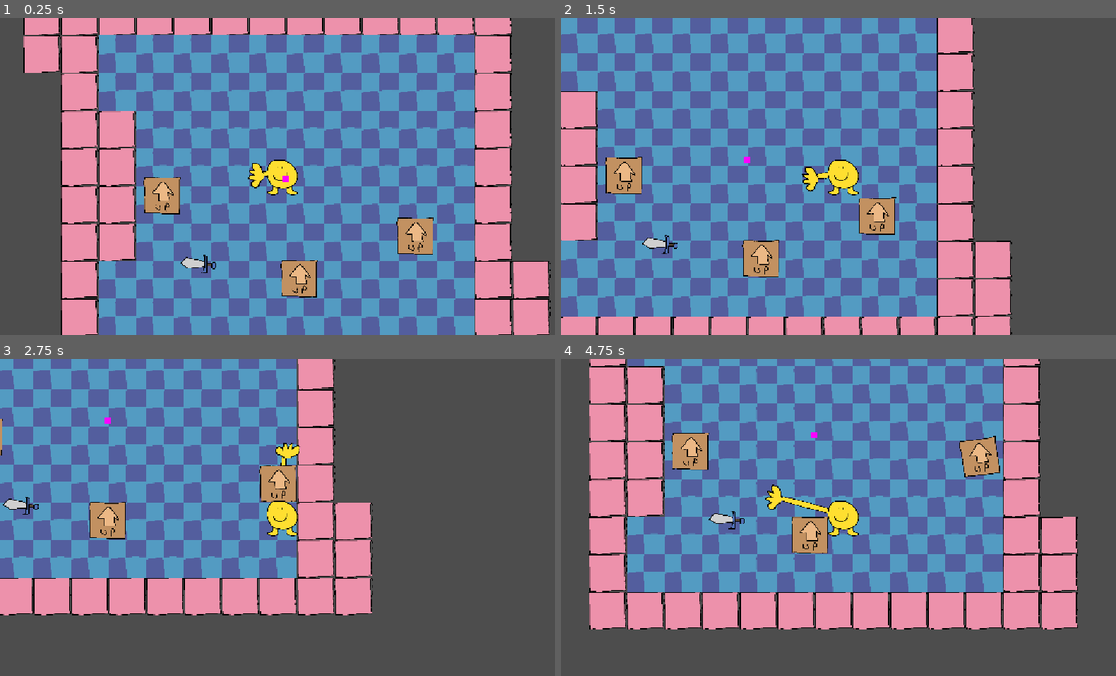
Above: before the commit, frames 1-4 (two rows, left to right).
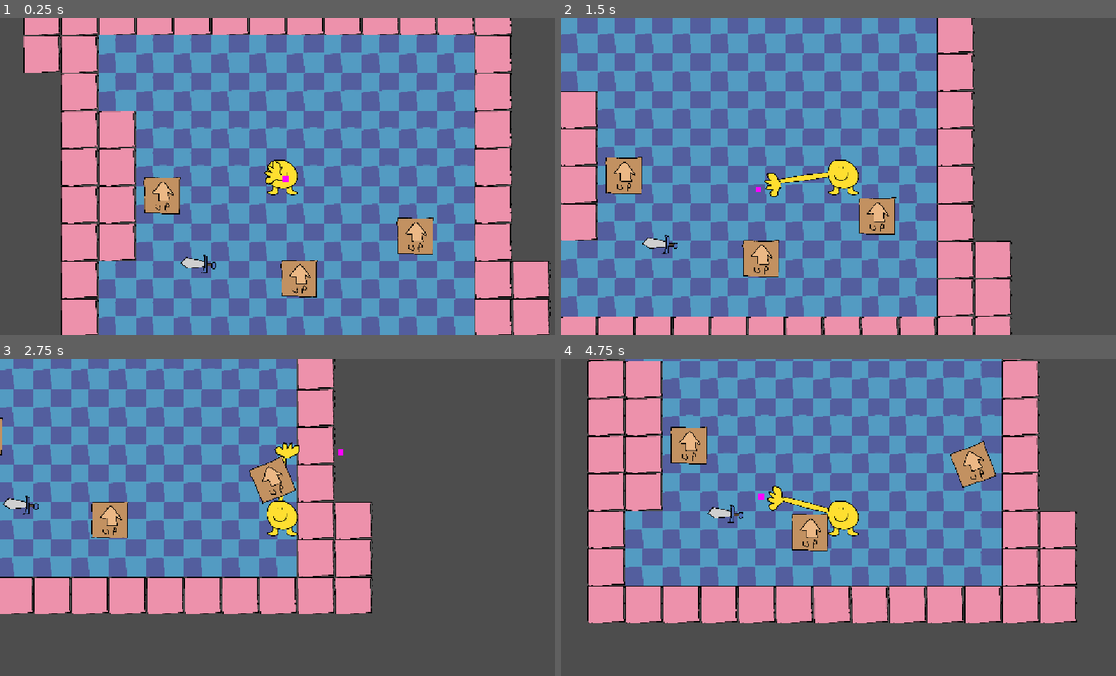
Above: after the commit, the same moments.

Repository: careeoki/yellow-game
Game: Godot game, scene res://levels/test_0.tscn
Same seed, same stepped clock (60 frames per second), same inputs: the game is played once before the commit and once after it.
Inputs (mouse positions are in pixels of both pictures, inside the frame that each line leads up to):
- Up to frame 1 (0.25 s): no input
- Up to frame 2 (1.5 s): move the mouse to (966, 160) at 0.52 s; hold D (move_right) 0.53-1.28 s; click (966, 160) at 0.6 s; move the mouse to (733, 192) at 1.27 s; hold S (move_down) from 1.28 s (still down); click (733, 192) at 1.35 s
- Up to frame 3 (2.75 s): move the mouse to (338, 447) at 2.02 s; release S (move_down) at 2.03 s; hold D (move_right) from 2.03 s (still down); click (338, 447) at 2.1 s
- Up to frame 4 (4.75 s): move the mouse to (816, 580) at 2.77 s; release D (move_right) at 2.78 s; hold W (move_up) 2.78-3.53 s; click (816, 580) at 2.85 s; move the mouse to (1010, 565) at 3.52 s; hold A (move_left) from 3.53 s (still down); click (1010, 565) at 3.6 s; move the mouse to (672, 469) at 4.27 s; click (672, 469) at 4.35 s

The runs differ from the first frame. In frame 1, 0.2% of the frame differs, in the area x 44-51%, y 45-54%; in frame 2, 0.4%; in frame 3, 2.5%; in frame 4, 23%, in the area x 4-94%, y 0-86%.

Commit message:
it BASICALLY KINDA WORKS

Diff:
--- a/objects/sword.tscn
+++ b/objects/sword.tscn
@@ -13,6 +13,8 @@
 angular_damp = 0.5
 script = ExtResource("1_s28hv")
 
+[node name="GrabMarker" type="Marker2D" parent="." unique_id=1599262412]
+
 [node name="Sprite2D" type="Sprite2D" parent="." unique_id=1149716988]
 position = Vector2(-13, 0)
 texture = ExtResource("1_1ajn3")
--- a/player/player.tscn
+++ b/player/player.tscn
@@ -30,17 +30,24 @@
 motion_mode = 1
 script = ExtResource("1_rkbax")
 
+[node name="HandSprite" type="Sprite2D" parent="Body" unique_id=1250390940]
+z_index = 2
+position = Vector2(-385, 0)
+texture = ExtResource("3_g1dw6")
+offset = Vector2(-56, 0)
+flip_h = true
+
+[node name="FinalPosition" type="ColorRect" parent="Body" unique_id=1926293704]
+z_index = 3
+offset_right = 40.0
+offset_bottom = 40.0
+pivot_offset = Vector2(19, 20)
+color = Color(1, 0, 1, 1)
+
 [node name="Hand" type="CharacterBody2D" parent="Body" unique_id=1092061756]
 position = Vector2(-273, 0)
 collision_mask = 6
 script = ExtResource("1_yw30f")
-
-[node name="ArmSprite" type="Sprite2D" parent="Body/Hand" unique_id=1250390940]
-z_index = 2
-position = Vector2(-112, 0)
-texture = ExtResource("3_g1dw6")
-offset = Vector2(56, -3)
-flip_h = true
 
 [node name="CollisionShape2D" type="CollisionShape2D" parent="Body/Hand" unique_id=1443180520]
 z_index = 2
@@ -67,6 +74,10 @@
 shape = SubResource("RectangleShape2D_boad6")
 debug_color = Color(0.7589829, 0.34620526, 0.74922365, 0.41960785)
 
+[node name="GrabGrooveJoint" type="GrooveJoint2D" parent="Body/Hand/AttachStaticBody" unique_id=1245670490]
+length = 10.0
+initial_offset = 5.0
+
 [node name="YellowThing" type="Sprite2D" parent="Body" unique_id=759971281]
 z_index = 1
 texture = ExtResource("1_oul6g")
@@ -76,10 +87,3 @@
 
 [node name="CollisionShape2D" type="CollisionShape2D" parent="Body" unique_id=848691504]
 shape = SubResource("CircleShape2D_yw30f")
-
-[node name="PosTest" type="ColorRect" parent="." unique_id=1926293704]
-z_index = 3
-offset_right = 40.0
-offset_bottom = 40.0
-pivot_offset = Vector2(19, 20)
-color = Color(1, 0, 1, 1)
--- /dev/null
+++ b/player/scripts/fake_object.gd
@@ -0,0 +1,19 @@
+extends CharacterBody2D
+
+@onready var body: Player = $".."
+
+
+func _physics_process(delta: float) -> void:
+	var hand_velocity: Vector2 = get_global_mouse_position() - global_position
+	if hand_velocity.length() > 1800:
+		hand_velocity = hand_velocity.normalized() * 1800
+	if position.length() > 400:
+		position = position.normalized() * 400
+	velocity = hand_velocity * 3
+	look_at(body.position)
+	move_and_slide()
+	for i in get_slide_collision_count():
+		var c = get_slide_collision(i)
+		if c.get_collider() is RigidBody2D:
+			var push_force = (15 * velocity.length() / 1000) + 10
+			c.get_collider().apply_central_impulse(-c.get_normal() * push_force)
--- a/player/scripts/hand.gd
+++ b/player/scripts/hand.gd
@@ -3,31 +3,53 @@
 
 @onready var arm_sprite: Line2D = $"../../ArmSprite"
 @onready var grab_area: Area2D = $GrabArea
-@onready var pos_test: ColorRect = $"../../PosTest"
 @onready var attach_static_body: StaticBody2D = $AttachStaticBody
+@onready var grab_groove_joint: GrooveJoint2D = $AttachStaticBody/GrabGrooveJoint
+@onready var final_position: ColorRect = $"../FinalPosition"
+@onready var hand_sprite: Sprite2D = $"../HandSprite"
+
 
 var pin_joint: PinJoint2D = null
+var spring: DampedSpringJoint2D = null
 var grabbed_object: Grab_Object = null
 var object_initial_rotation
+var hand_velocity: Vector2
 
-func _physics_process(delta: float) -> void:
-	var hand_velocity: Vector2 = get_global_mouse_position() - global_position
+
+func _physics_process(_delta: float) -> void:
+	final_position.global_position = get_global_mouse_position()
+	if final_position.position.length() > 600:
+		final_position.position = final_position.position.normalized() * 600
+
+	#if grabbed_object:
+		#hand_velocity = (grabbed_object.global_position - global_position) * 3
+	#else:
+	hand_velocity = final_position.global_position - global_position
+
 	if hand_velocity.length() > 1800:
 		hand_velocity = hand_velocity.normalized() * 1800
 	if position.length() > 400:
 		position = position.normalized() * 400
-	velocity = hand_velocity * 3
+	velocity = hand_velocity * 10
 	look_at(body.position)
 	move_and_slide()
 	for i in get_slide_collision_count():
 		var c = get_slide_collision(i)
 		if c.get_collider() is RigidBody2D:
-			var push_force = (15 * velocity.length() / 1000) + 10
+			var push_force = (15 * velocity.length() / 1000) + 15
 			c.get_collider().apply_central_impulse(-c.get_normal() * push_force)
 	arm_sprite.set_point_position(0, get_parent().global_position)
-	arm_sprite.set_point_position(1, global_position)
+
 	grab_handling()
 	body.get_angle_to(position)
+
+	if !grabbed_object:
+		hand_sprite.global_position = global_position
+		arm_sprite.set_point_position(1, global_position)
+	else:
+		hand_sprite.global_position = grabbed_object.grab_marker.global_position
+		arm_sprite.set_point_position(1, grabbed_object.global_position)
+	hand_sprite.look_at(body.position)
 
 
 func grab_handling():
@@ -39,40 +61,67 @@
 		else:
 			exit_grab()
 	if grabbed_object != null:
-		grabbed_object.rotation = rotation
-		if grabbed_object.get_child(0).global_position.distance_to(attach_static_body.global_position) > 1000:
-			exit_grab()
+		var grab_velocity: Vector2 =  attach_static_body.global_position - grabbed_object.global_position
+		grabbed_object.apply_force(grab_velocity * 100)
+		#grabbed_object.linear_velocity = Vector2.ZERO
+		#grabbed_object.rotation = rotation
+		#global_position = grabbed_object.grab_marker.global_position
+
+		#if grabbed_object.get_child(0).global_position.distance_to(attach_static_body.global_position) > 600:
+			#exit_grab()
 		pass
 
 func enter_grab(new_object):
 	grabbed_object = new_object
 	#attach_static_body.set_collision_layer_value(1, true)
 
-	create_pin_joint()
-	#grabbed_object.linear_damp = 50
-	grabbed_object.angular_damp = 30
-	##set_collision_layer_value(1, false)
-	##set_collision_mask_value(3, false)
+	attach_static_body.global_position = grabbed_object.global_position
+	#grabbed_object.grab_marker.global_position = grab_area.global_position
+	grabbed_object.linear_damp = 20
+	#grabbed_object.angular_damp = 30
+	set_collision_layer_value(1, false)
+	set_collision_mask_value(3, false)
+	set_collision_mask_value(2, false)
 	grabbed_object.set_collision_layer_value(3, false)
 	grabbed_object.set_collision_layer_value(4, true)
 	grabbed_object.set_collision_mask_value(1, false)
 	#object_initial_rotation = grabbed_object.rotation
-	##create_pin_joint()
-
+	#create_pin_joint()
 
 func exit_grab():
+	global_position = grabbed_object.global_position
 	grabbed_object.linear_damp = 0
 	grabbed_object.angular_damp = 0
-	#set_collision_layer_value(1, true)
-	#set_collision_mask_value(3, true)
+
+	set_collision_mask_value(2, true)
+
 	attach_static_body.set_collision_layer_value(1, false)
 	grabbed_object.set_collision_layer_value(3, true)
 	grabbed_object.set_collision_layer_value(4, false)
 	grabbed_object.set_collision_mask_value(1, true)
 	grabbed_object = null
-	remove_pin_joint()
 
+	await get_tree().create_timer(0.1).timeout
+	set_collision_layer_value(1, true)
+	set_collision_mask_value(3, true)
+	#remove_pin_joint()
 
+func create_spring():
+	if spring == null:
+		spring = DampedSpringJoint2D.new()
+		attach_static_body.add_child(spring)
+		spring.stiffness = 100
+		spring.length = 1
+		spring.damping = 1
+		spring.bias = 0.9
+	attach_static_body.global_position = grabbed_object.global_position
+	grab_groove_joint.node_b = grabbed_object.get_path()
+	spring.node_a = attach_static_body.get_path()
+	spring.node_b = grabbed_object.get_path()
+
+func remove_spring():
+	spring.node_a = ""
+	spring.node_b = ""
 
 func create_pin_joint():
 	if pin_joint == null:
@@ -80,9 +129,8 @@
 		attach_static_body.add_child(pin_joint)
 		#pin_joint.angular_limit_enabled = true
 		#pin_joint.position = attach_static_body.position
-	pin_joint.bias = 1
 	attach_static_body.global_position = grabbed_object.global_position
-
+	pin_joint.bias = 0.5
 	pin_joint.node_a = attach_static_body.get_path()
 	pin_joint.node_b = grabbed_object.get_path()
 
--- a/project.godot
+++ b/project.godot
@@ -21,7 +21,7 @@
 
 [editor]
 
-movie_writer/movie_file="C:/Users/Dean/Videos/yellow6.avi"
+movie_writer/movie_file="C:/Users/Dean/Videos/yellow7.avi"
 movie_writer/fps=30
 version_control/plugin_name="GitPlugin"
 version_control/autoload_on_startup=true
@@ -65,7 +65,8 @@
 
 3d/physics_engine="Jolt Physics"
 2d/default_gravity_vector=Vector2(0, 0)
-2d/default_linear_damp=2.0
+2d/default_linear_damp=3.0
+2d/default_angular_damp=2.0
 
 [rendering]
 
--- a/scripts/grab_object.gd
+++ b/scripts/grab_object.gd
@@ -1,4 +1,5 @@
 class_name Grab_Object extends RigidBody2D
+@onready var grab_marker: Marker2D = $GrabMarker
 
 var reset_state = false
 var move_vector: Vector2
Not shown, added: player/scripts/fake_object.gd.uid
